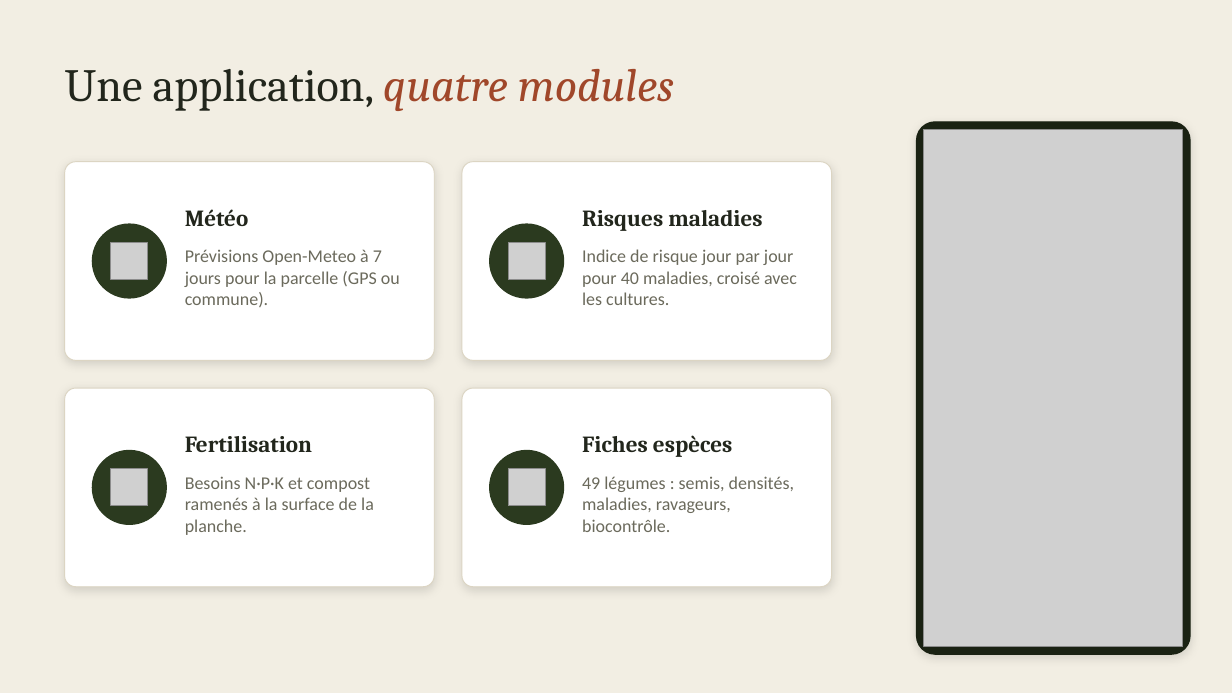
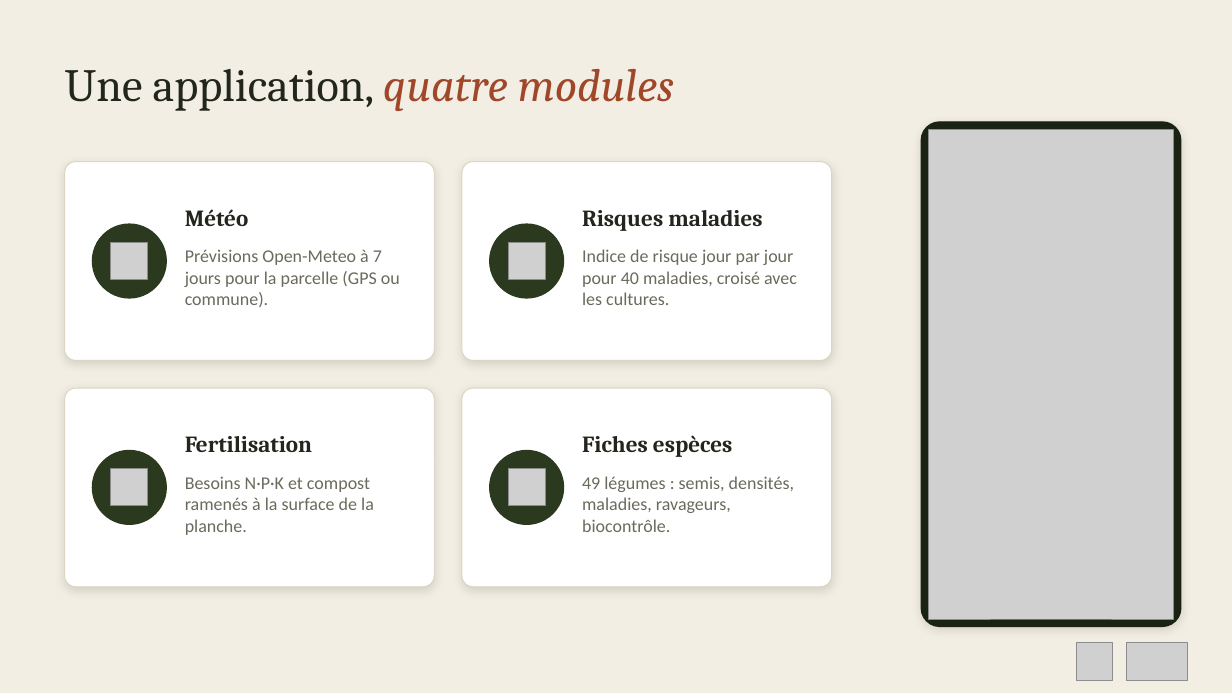
Before and after one commit to elodie24000/meteo-rique-maraichage, a slide deck: slide 3 of presentation/Presentation_outil_maraichage.pptx. Drawn at 1232x693 pixels with LibreOffice and Linux fonts; fonts in the diff are those of the drawing; grey boxes stand for pictures. Boxes give left, top, right and bottom in pixels: in the first picture for what was removed or moved away, otherwise in the second. Text is boxed around its words. In the diff, an @@ line names an element or a change of style, - is before the commit and + after.

```diff
--- a/presentation/Presentation_outil_maraichage.pptx
+++ b/presentation/Presentation_outil_maraichage.pptx
@@ rounded rectangle: place and size @@
-rounded rectangle at [917,122,1190,654]
+rounded rectangle at [921,122,1181,627]
@@ rounded rectangle at [921,122,1181,627]: proportions changed @@
@@ picture: place and size @@
-picture at [924,129,1183,647]
+picture at [929,129,1174,619]
@@ picture added at [1077,642,1114,681] @@
@@ picture added at [1127,642,1188,681] @@
```
Also in this commit, not shown: 10 other slides changed.
